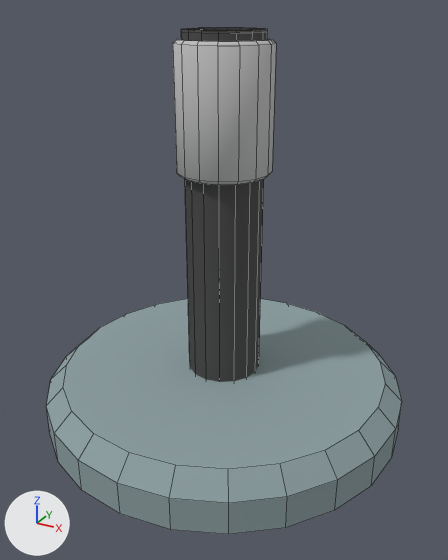
A saved change to the Blender file Assets/Models/Gun B/Gun_B_001.blend.
Rendered twice from a 50 mm camera at (1.49, -2.7, 2.01) aimed at (0.04, -0.07, 0.7). Lighting does not change. The marker at lower left points along +X, +Y and +Z. Mesh edges are drawn as thin lines.

Names of what the first picture shows: 'Cannon', 'Moving part'.
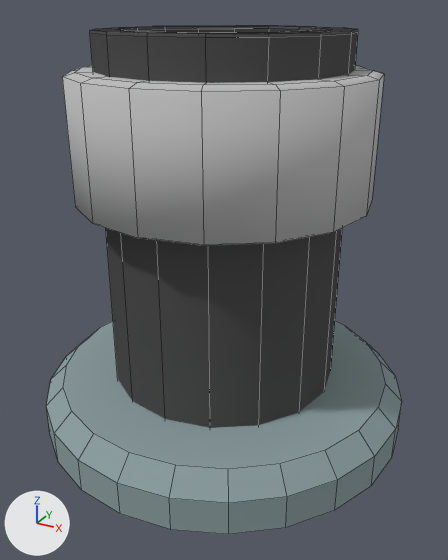
What changed in the scene script:
```text
Change me_round_cannon:
    where me_round_cannon.from_pydata(...)  # 200 vertices, 162 faces; spans x -1.0..1.0, y -1.0..1.0, z -0.14..1.92
    used by ob_cannon; location = (0.0, 0.0, 0.0)
    me_round_cannon part 1: the loose piece of 128 vertices spanning x -0.2..0.2, y -0.2..0.2, z 0.0..1.92 is scaled about its middle by (3.04, 3.04, 1)
Change me_cylinder:
    where me_cylinder.from_pydata(...)  # 80 vertices, 65 faces; spans x -0.23..0.23, y -0.23..0.23, z -0.3..0.3
    used by ob_moving_part; parent = ob_cannon; location = (0.0, 0.0, 1.56); scale = (1.05, 1.05, 1.05)
    me_cylinder part 2: the whole mesh is scaled about its middle by (3.07, 3.07, 1), then moved by (0.0, 0.0, -0.122)
```

Changed parts and their boxes (x1, y1, x2, y2) in the pictures (448 x 560 px; the box of a moved part takes in the faces that stretch with it):
'Cannon', reshaped
    before: (46, 28, 402, 534)
    after: (46, 25, 402, 534)
'Moving part', mesh rescaled (211% wider, 24% taller)
    before: (173, 39, 276, 185)
    after: (62, 65, 384, 246)
part 1 of me_round_cannon, moved or reshaped
    before: (181, 28, 268, 382)
    after: (90, 25, 358, 428)
